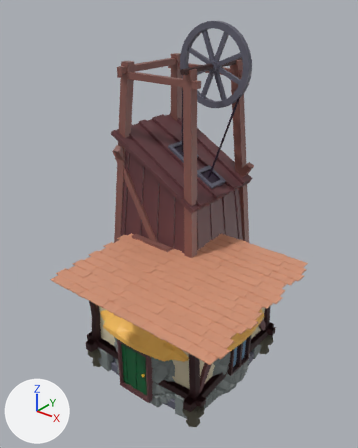
The FBX model Assets/Meshes/Buildings.fbx: old version first, new version second.
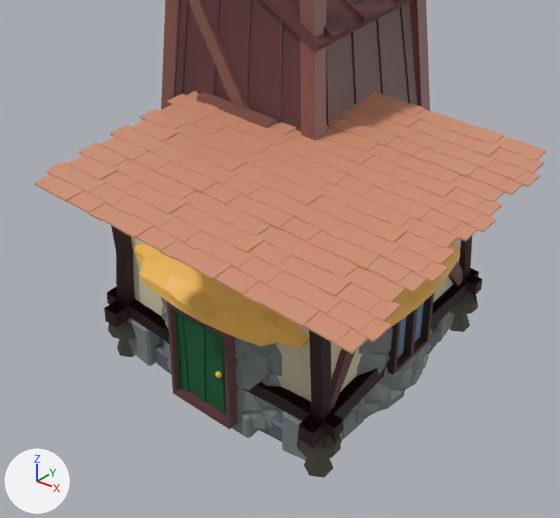
There are two pictures of each version: one whole from a 50 mm camera at (8.02, -10.19, 11.04) aimed at (0.48, -0.76, 5.19), one close up on the part from 9% to 88% of the width and 42% to 100% of the height. The axes (+X, +Y, +Z) are drawn at lower left. The lights are the same throughout. Where no turn or scale is listed for an object, it has been applied to the vertices.

The scene before the commit, as lines of its bpy script (objects in view):
```python
me_mine = bpy.data.meshes.new('Mine')
me_mine.from_pydata(...)  # 3693 vertices, 2877 faces; spans x -2.01..2.32, y -2.14..1.97, z -0.2..9.31
me_mine.materials.append(mat_material_001)  # picture img_twilioquest_76_32x_png
me_storehouse = bpy.data.meshes.new('Storehouse')
me_storehouse.from_pydata(...)  # 4878 vertices, 3283 faces; spans x -2.43..2.44, y -2.42..2.45, z -0.14..4.76
me_storehouse.materials.append(mat_material_001)  # picture img_twilioquest_76_32x_png
me_tiles = bpy.data.meshes.new('Tiles')
me_tiles.from_pydata(...)  # 3104 vertices, 1940 faces; spans x -0.92..4.03, y -4.15..0.16, z 4.66..4.9
me_tiles.materials.append(mat_material_001)  # picture img_twilioquest_76_32x_png
ob_mine = bpy.data.objects.new('Mine', me_mine)
ob_mine.location = (0.0, 0.0, 0.0)
ob_storehouse = bpy.data.objects.new('Storehouse', me_storehouse)
ob_storehouse.location = (0.0, 0.0, 0.0)
ob_tiles = bpy.data.objects.new('Tiles', me_tiles)
ob_tiles.location = (0.0, 0.0, -0.09)
# also in view: 'MineFrame' at (0.05, -1.42, 4.14); 'Stonecutter' at (0.0, 0.0, 1.84)
```
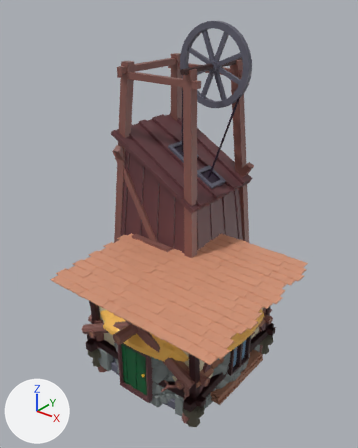
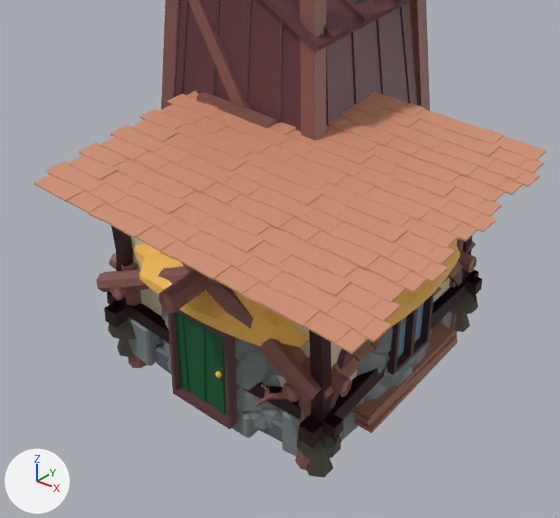
Patch to the scene script:
```diff
--- a/Assets/Meshes/Buildings.fbx.py
+++ b/Assets/Meshes/Buildings.fbx.py
@@ me_cube_003_1 @@
+me_cube_003_1.from_pydata(...)  # 1751 vertices, 1757 faces; spans x -2.34..2.29, y -2.88..2.81, z -0.39..2.78
+me_cube_003_1.materials.append(mat_material_001)  # picture img_twilioquest_76_32x_png
@@ ob_sawmill @@
+ob_sawmill = bpy.data.objects.new('Sawmill', me_cube_003_1)
+ob_sawmill.location = (0.0, 0.0, 0.0)
```

Pixel boxes [x1, y1, x2, y2] of what changed, in the close-ups (560 x 518 px):
'Sawmill', added (brown): after [96, 239, 477, 471]
